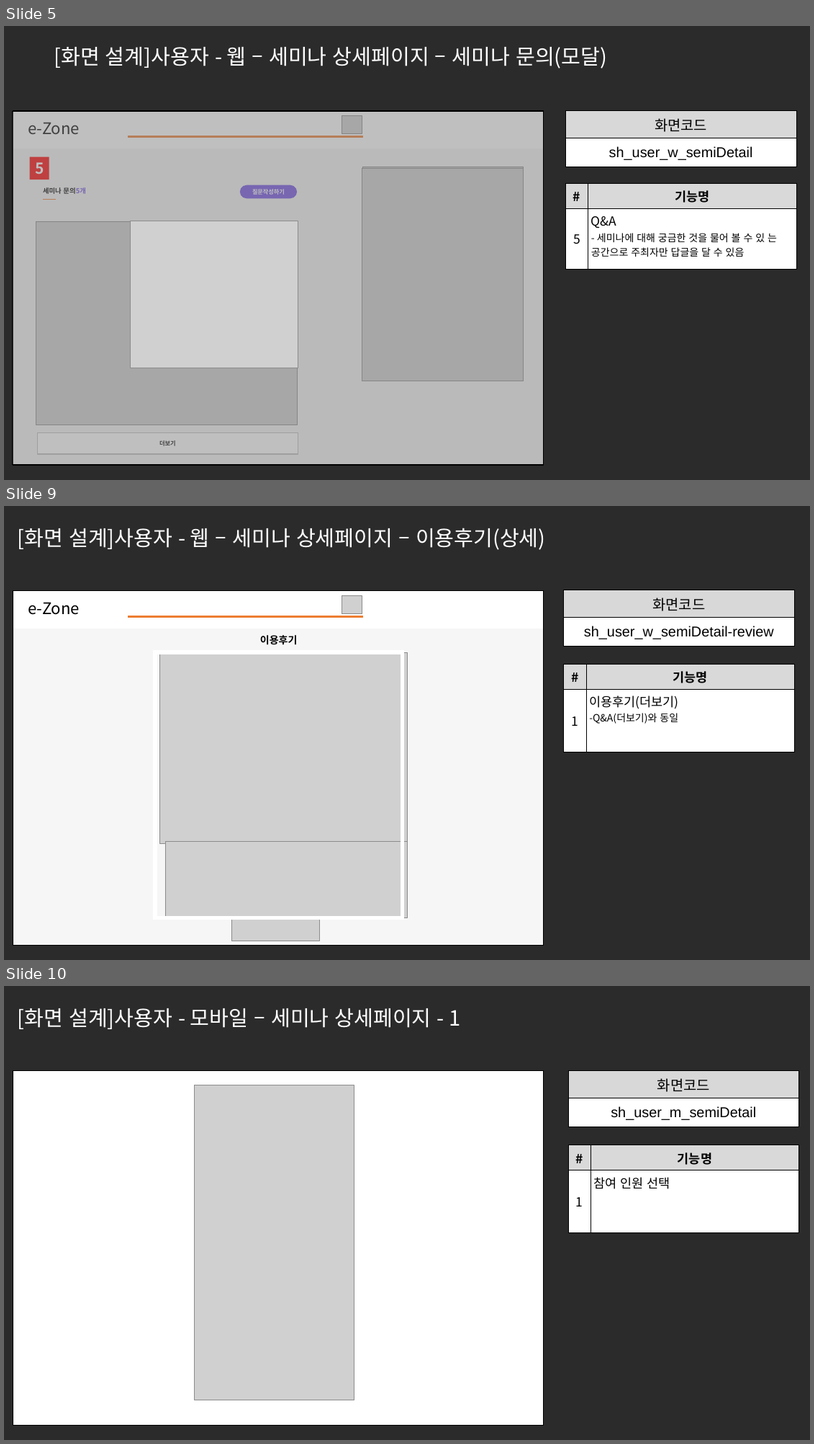
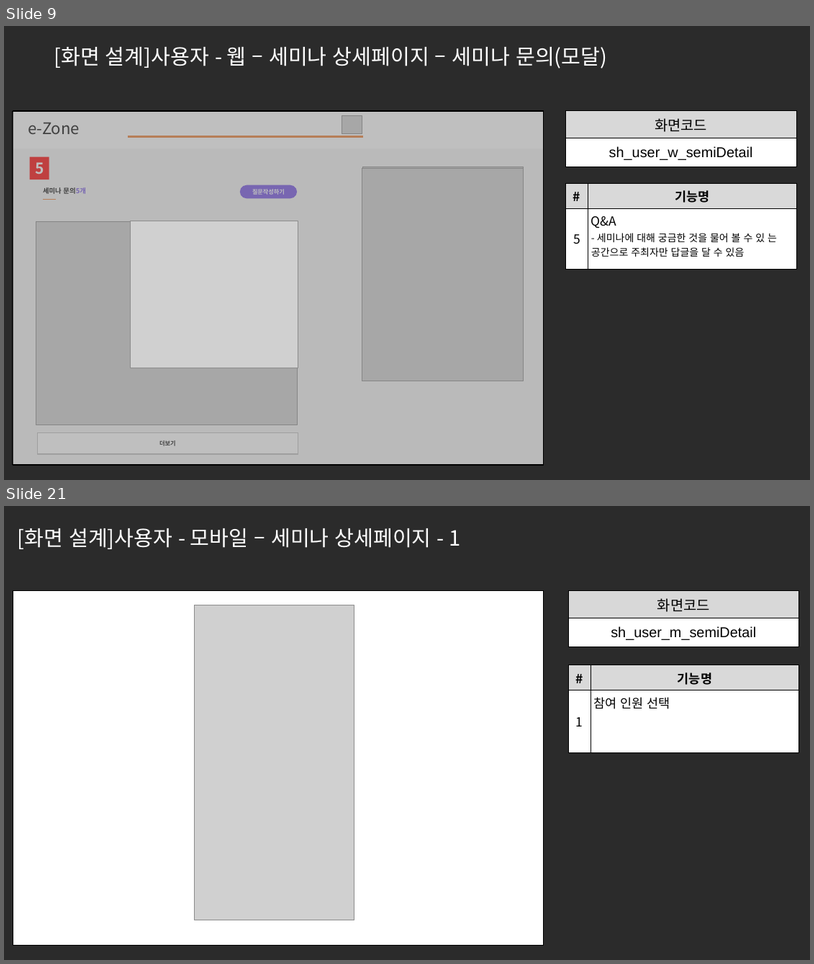
Before and after one commit to ezenteam2/e-Zone, a slide deck: 0 발표용 파워포인트/project05 - 파워포인트 종합 - 서희.pptx. Shown one above the other, each under a label of ours: slides 5, 9 and 10 before the commit, slides 9 and 21 after it; the slides between them are not shown. The pictures are 814x1444 and 814x964 pixels, drawn with LibreOffice and Linux fonts; fonts in the diff are those of the drawing; grey boxes stand for pictures; background and template pictures are left out; a plain dark background stands for a picture behind light text. Boxes give left, top, right and bottom in pixels: in the first picture for what was removed or moved away, otherwise in the second. Text is boxed around its words. In the diff, an @@ line names an element or a change of style, - is before the commit and + after.

```diff
--- a/0 발표용 파워포인트/project05 - 파워포인트 종합 - 서희.pptx
+++ b/0 발표용 파워포인트/project05 - 파워포인트 종합 - 서희.pptx
@@ slide 9 removed at bbox=[4, 506, 810, 960], background picture (left out) @@
@@ text removed at bbox=[18, 528, 545, 550] @@
-[화면 설계]사용자 - 웹 – 세미나 상세페이지 – 이용후기(상세)
@@ table removed at bbox=[13, 591, 543, 944], 2 rows, 1 columns @@
-
-
@@ table removed at bbox=[564, 590, 795, 646], 2 rows, 1 columns @@
-화면코드
-sh_user_w_semiDetail-review
@@ text removed at bbox=[28, 602, 80, 615] @@
-e-Zone
@@ picture removed at bbox=[342, 595, 362, 614] @@
@@ line removed from (128, 617) to (363, 617) @@
@@ text removed at bbox=[260, 635, 297, 645] @@
-이용후기
@@ rectangle removed at bbox=[155, 652, 403, 918] @@
@@ picture removed at bbox=[160, 652, 407, 844] @@
@@ table removed at bbox=[564, 664, 795, 752], 2 rows, 2 columns @@
-# | 기능명
-1 | 이용후기(더보기) / -Q&A(더보기)와 동일
@@ picture removed at bbox=[165, 841, 407, 918] @@
@@ picture removed at bbox=[232, 918, 320, 941] @@
@@ what was slide 5 is now slide 9 @@
@@ what was slide 10 is now slide 21 @@
```
Also in this commit, not shown: 3 slides changed, 8 slides added, 2 other slides removed, 17 other files.
